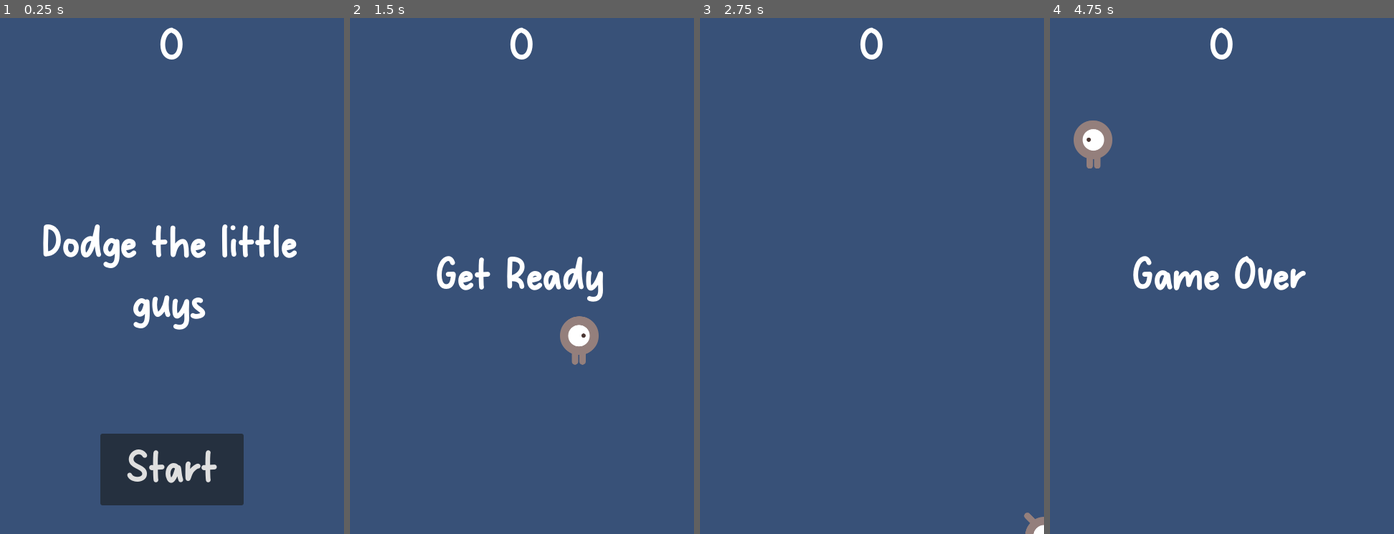
Above: before the commit, frames 1-4 (left to right).
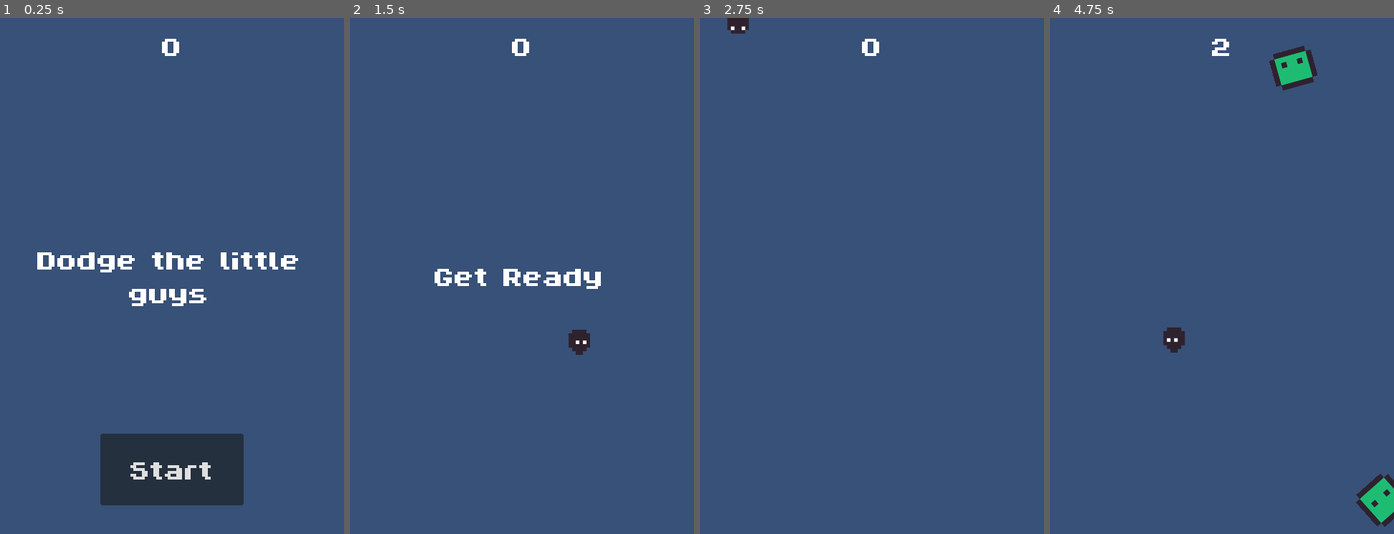
Above: after the commit, the same moments.

Repository: Juniper19/game-1-tutorial
Game: Godot game, scene res://main.tscn
The game is run twice, just before and just after one commit, with the same random seed, the same clock (stepped at 60 frames per second) and the same inputs.
Inputs:
- Up to frame 1 (0.25 s): no input
- Up to frame 2 (1.5 s): click "Start" at 0.5 s; tap Enter at 1.25 s; hold Right (move_right) from 1.28 s (still down)
- Up to frame 3 (2.75 s): release Right (move_right) at 2.03 s; hold Down (move_down) from 2.03 s (still down)
- Up to frame 4 (4.75 s): release Down (move_down) at 2.78 s; hold Right (move_right) 2.78-3.53 s; hold Up (move_up) 3.53-4.28 s; hold Left (move_left) from 4.28 s (still down)

The runs differ from the first frame. In frame 1, 4.4% of the frame differs, in the area x 10-87%, y 1-91%; in frame 2, 2.0%; in frame 3, 0.6%; in frame 4, 4.1%.

Commit message:
CHANGE: my custom art

Diff:
--- a/hud.tscn
+++ b/hud.tscn
@@ -1,7 +1,7 @@
 [gd_scene load_steps=3 format=3 uid="uid://cqnjl7v4sly2j"]
 
 [ext_resource type="Script" uid="uid://o5cqmsnx655u" path="res://HUD.gd" id="1_tg4cr"]
-[ext_resource type="FontFile" uid="uid://daosna8bbwf2m" path="res://fonts/Naturaly.otf" id="2_64ctp"]
+[ext_resource type="FontFile" uid="uid://4bd86x5mh0j5" path="res://fonts/ByteBounce.ttf" id="2_64ctp"]
 
 [node name="HUD" type="CanvasLayer"]
 script = ExtResource("1_tg4cr")
--- a/mob.tscn
+++ b/mob.tscn
@@ -1,21 +1,42 @@
-[gd_scene load_steps=10 format=3 uid="uid://c8smh6xhlkofp"]
+[gd_scene load_steps=13 format=3 uid="uid://c8smh6xhlkofp"]
 
 [ext_resource type="Script" uid="uid://d2hue0mnua7m" path="res://mob.gd" id="1_1qmh0"]
-[ext_resource type="Texture2D" uid="uid://b55bdpm7bg08c" path="res://art/enemyFlyingAlt_1.png" id="1_b3mxk"]
-[ext_resource type="Texture2D" uid="uid://cet7s3lwhthxb" path="res://art/enemyFlyingAlt_2.png" id="2_1qmh0"]
-[ext_resource type="Texture2D" uid="uid://bmo128tny68vb" path="res://art/enemySwimming_1.png" id="3_gfurk"]
-[ext_resource type="Texture2D" uid="uid://cksweijgfa77a" path="res://art/enemySwimming_2.png" id="4_ieysi"]
-[ext_resource type="Texture2D" uid="uid://pobvvjv754vy" path="res://art/enemyWalking_1.png" id="5_cixyi"]
-[ext_resource type="Texture2D" uid="uid://df1oekg33fnmy" path="res://art/enemyWalking_2.png" id="6_7ulmv"]
+[ext_resource type="Texture2D" uid="uid://cf3oqtihxmj8l" path="res://MY art/Green Guys Sheet.png" id="2_p11y5"]
+[ext_resource type="Texture2D" uid="uid://s4u7n34tltpk" path="res://MY art/Blue Guys Sheet.png" id="4_b3mxk"]
+[ext_resource type="Texture2D" uid="uid://cmjs7kh8erm6t" path="res://MY art/Red Guys Sheet.png" id="4_s5nov"]
+
+[sub_resource type="AtlasTexture" id="AtlasTexture_b3mxk"]
+atlas = ExtResource("2_p11y5")
+region = Rect2(0, 0, 80, 80)
+
+[sub_resource type="AtlasTexture" id="AtlasTexture_ieysi"]
+atlas = ExtResource("2_p11y5")
+region = Rect2(80, 0, 80, 80)
+
+[sub_resource type="AtlasTexture" id="AtlasTexture_1qmh0"]
+atlas = ExtResource("4_b3mxk")
+region = Rect2(0, 0, 80, 80)
+
+[sub_resource type="AtlasTexture" id="AtlasTexture_gfurk"]
+atlas = ExtResource("4_b3mxk")
+region = Rect2(80, 0, 80, 80)
+
+[sub_resource type="AtlasTexture" id="AtlasTexture_cixyi"]
+atlas = ExtResource("4_s5nov")
+region = Rect2(0, 0, 80, 80)
+
+[sub_resource type="AtlasTexture" id="AtlasTexture_7ulmv"]
+atlas = ExtResource("4_s5nov")
+region = Rect2(80, 0, 80, 80)
 
 [sub_resource type="SpriteFrames" id="SpriteFrames_pcqmr"]
 animations = [{
 "frames": [{
 "duration": 1.0,
-"texture": ExtResource("1_b3mxk")
+"texture": SubResource("AtlasTexture_b3mxk")
 }, {
 "duration": 1.0,
-"texture": ExtResource("2_1qmh0")
+"texture": SubResource("AtlasTexture_ieysi")
 }],
 "loop": true,
 "name": &"fly",
@@ -23,10 +44,10 @@
 }, {
 "frames": [{
 "duration": 1.0,
-"texture": ExtResource("3_gfurk")
+"texture": SubResource("AtlasTexture_1qmh0")
 }, {
 "duration": 1.0,
-"texture": ExtResource("4_ieysi")
+"texture": SubResource("AtlasTexture_gfurk")
 }],
 "loop": true,
 "name": &"swim",
@@ -34,10 +55,10 @@
 }, {
 "frames": [{
 "duration": 1.0,
-"texture": ExtResource("5_cixyi")
+"texture": SubResource("AtlasTexture_cixyi")
 }, {
 "duration": 1.0,
-"texture": ExtResource("6_7ulmv")
+"texture": SubResource("AtlasTexture_7ulmv")
 }],
 "loop": true,
 "name": &"walk",
@@ -45,8 +66,8 @@
 }]
 
 [sub_resource type="CapsuleShape2D" id="CapsuleShape2D_jbnni"]
-radius = 42.0
-height = 102.0
+radius = 29.0
+height = 58.0
 
 [node name="Mob" type="RigidBody2D" groups=["mobs"]]
 gravity_scale = 0.0
--- a/player.gd
+++ b/player.gd
@@ -27,7 +27,15 @@
 		$AnimatedSprite2D.stop()
 
 	position += velocity * delta
-	position = position.clamp(Vector2.ZERO, screen_size)
+	if position.x < 0:
+		position.x = screen_size.x
+	elif position.x > screen_size.x:
+		position.x = 0
+
+	if position.y < 0:
+		position.y = screen_size.y
+	elif position.y > screen_size.y:
+		position.y = 0
 
 	#flip animation depending on direction
 	if velocity.x != 0:
--- a/player.tscn
+++ b/player.tscn
@@ -1,19 +1,33 @@
-[gd_scene load_steps=8 format=3 uid="uid://jmnvk74iypwk"]
+[gd_scene load_steps=10 format=3 uid="uid://jmnvk74iypwk"]
 
-[ext_resource type="Texture2D" uid="uid://b126w5isy31jq" path="res://art/playerGrey_up1.png" id="1_hqtel"]
 [ext_resource type="Script" uid="uid://dcwuw75qb5amh" path="res://player.gd" id="1_sweqy"]
-[ext_resource type="Texture2D" uid="uid://d365vjiyjm5t" path="res://art/playerGrey_up2.png" id="2_sweqy"]
-[ext_resource type="Texture2D" uid="uid://pbcas4ghle15" path="res://art/playerGrey_walk1.png" id="3_2hs0m"]
-[ext_resource type="Texture2D" uid="uid://5rvctcj3evsa" path="res://art/playerGrey_walk2.png" id="4_1jxqw"]
+[ext_resource type="Texture2D" uid="uid://bwkl22xpin68i" path="res://MY art/Player Up.png" id="2_i3pqv"]
+[ext_resource type="Texture2D" uid="uid://c65hv2dlfrcwf" path="res://MY art/Player Walk.png" id="3_hqtel"]
+
+[sub_resource type="AtlasTexture" id="AtlasTexture_sweqy"]
+atlas = ExtResource("2_i3pqv")
+region = Rect2(0, 0, 80, 80)
+
+[sub_resource type="AtlasTexture" id="AtlasTexture_2hs0m"]
+atlas = ExtResource("2_i3pqv")
+region = Rect2(80, 0, 80, 80)
+
+[sub_resource type="AtlasTexture" id="AtlasTexture_1jxqw"]
+atlas = ExtResource("3_hqtel")
+region = Rect2(0, 0, 80, 80)
+
+[sub_resource type="AtlasTexture" id="AtlasTexture_dw050"]
+atlas = ExtResource("3_hqtel")
+region = Rect2(80, 0, 80, 80)
 
 [sub_resource type="SpriteFrames" id="SpriteFrames_dw050"]
 animations = [{
 "frames": [{
 "duration": 1.0,
-"texture": ExtResource("1_hqtel")
+"texture": SubResource("AtlasTexture_sweqy")
 }, {
 "duration": 1.0,
-"texture": ExtResource("2_sweqy")
+"texture": SubResource("AtlasTexture_2hs0m")
 }],
 "loop": true,
 "name": &"up",
@@ -21,10 +35,10 @@
 }, {
 "frames": [{
 "duration": 1.0,
-"texture": ExtResource("3_2hs0m")
+"texture": SubResource("AtlasTexture_1jxqw")
 }, {
 "duration": 1.0,
-"texture": ExtResource("4_1jxqw")
+"texture": SubResource("AtlasTexture_dw050")
 }],
 "loop": true,
 "name": &"walk",
@@ -32,8 +46,8 @@
 }]
 
 [sub_resource type="CapsuleShape2D" id="CapsuleShape2D_b26j0"]
-radius = 27.0
-height = 70.0
+radius = 15.0
+height = 34.0
 
 [node name="Player" type="Area2D"]
 script = ExtResource("1_sweqy")
@@ -44,6 +58,7 @@
 animation = &"walk"
 
 [node name="CollisionShape2D" type="CollisionShape2D" parent="."]
+position = Vector2(0, 2)
 shape = SubResource("CapsuleShape2D_b26j0")
 
 [connection signal="body_entered" from="." to="." method="_on_body_entered"]
Binary file added: MY art/Blue Guys Sheet.png
Not shown, added: MY art/Blue Guys Sheet.png.import
Binary file added: MY art/Green Guys Sheet.png
Not shown, added: MY art/Green Guys Sheet.png.import
Binary file added: MY art/Player Up.png
Not shown, added: MY art/Player Up.png.import
Binary file added: MY art/Player Walk.png
Not shown, added: MY art/Player Walk.png.import
Binary file added: MY art/Red Guys Sheet.png
Not shown, added: MY art/Red Guys Sheet.png.import
Binary file added: fonts/ByteBounce.ttf
Not shown, added: fonts/ByteBounce.ttf.import
